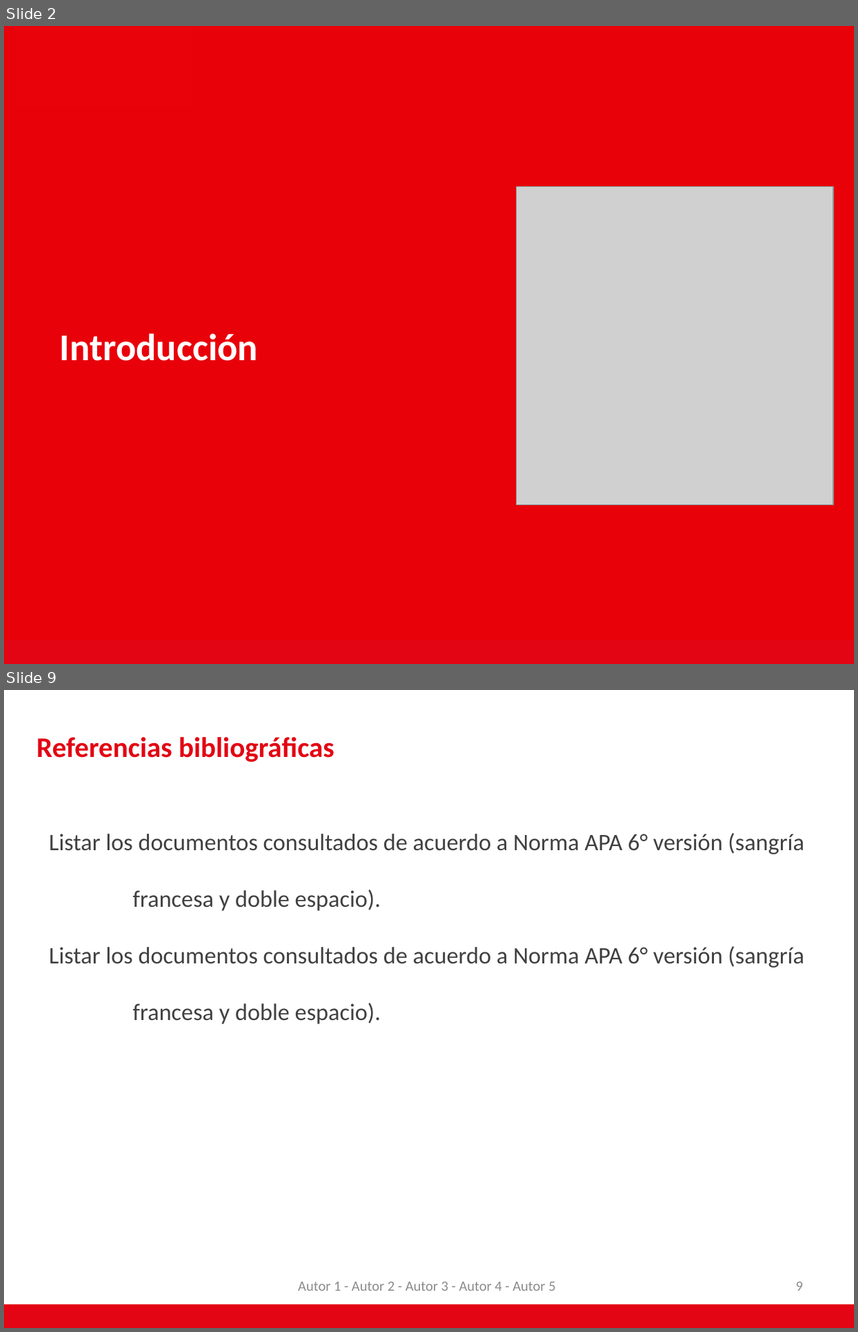
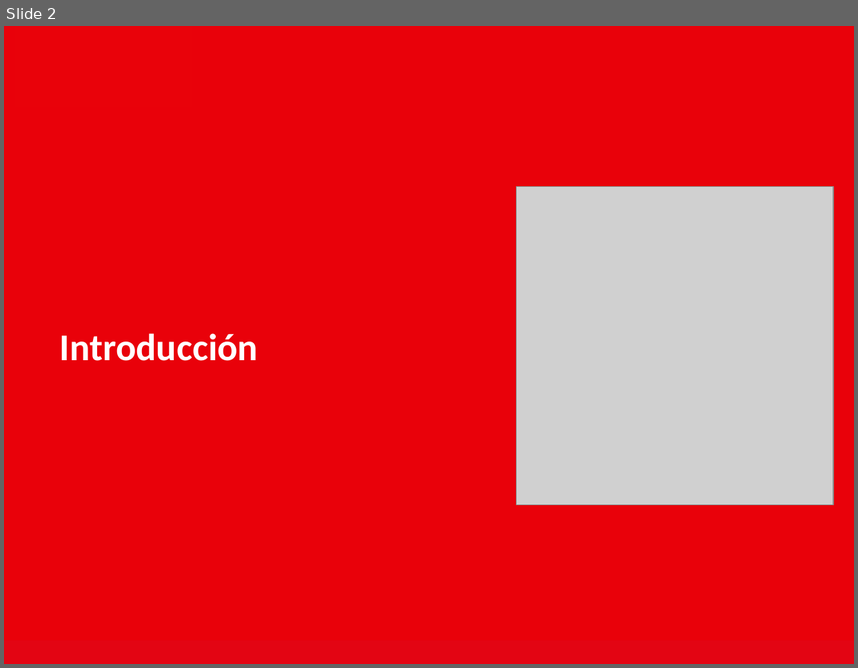
Before and after one commit to AdNNNN/inacap.2019, a slide deck: trabajos.inacap.2019/Seguridad y auditoria informática/Unidad 3/Planilla Editable.pptx. Shown one above the other, each under a label of ours: slides 2 and 9 before the commit, slide 2 after it; the slides between them are not shown. The pictures are 858x1332 and 858x668 pixels, drawn with LibreOffice and Linux fonts; fonts in the diff are those of the drawing; grey boxes stand for pictures; background and template pictures are left out. Boxes give left, top, right and bottom in pixels: in the first picture for what was removed or moved away, otherwise in the second. Text is boxed around its words. In the diff, an @@ line names an element or a change of style, - is before the commit and + after.

```diff
--- a/trabajos.inacap.2019/Seguridad y auditoria informática/Unidad 3/Planilla Editable.pptx
+++ b/trabajos.inacap.2019/Seguridad y auditoria informática/Unidad 3/Planilla Editable.pptx
@@ slide 9 removed at <box>4,690,854,1328</box>, background #FFFFFF; not listed: 1 template element that a slide beside it also shows @@
@@ title removed at <box>36,737,335,762</box> @@
-Referencias bibliográficas
@@ text removed at <box>49,833,804,1024</box> @@
-Listar los documentos consultados de acuerdo a Norma APA 6° versión (sangría francesa y doble espacio).
-Listar los documentos consultados de acuerdo a Norma APA 6° versión (sangría francesa y doble espacio).
@@ text removed at <box>298,1281,555,1290</box> @@
-Autor 1 - Autor 2 - Autor 3 - Autor 4 - Autor 5
@@ page number removed at <box>796,1281,803,1290</box> @@
-9
```
Also in this commit, not shown: 3 slides changed, 10 slides added, 5 other slides removed, 12 other files.
